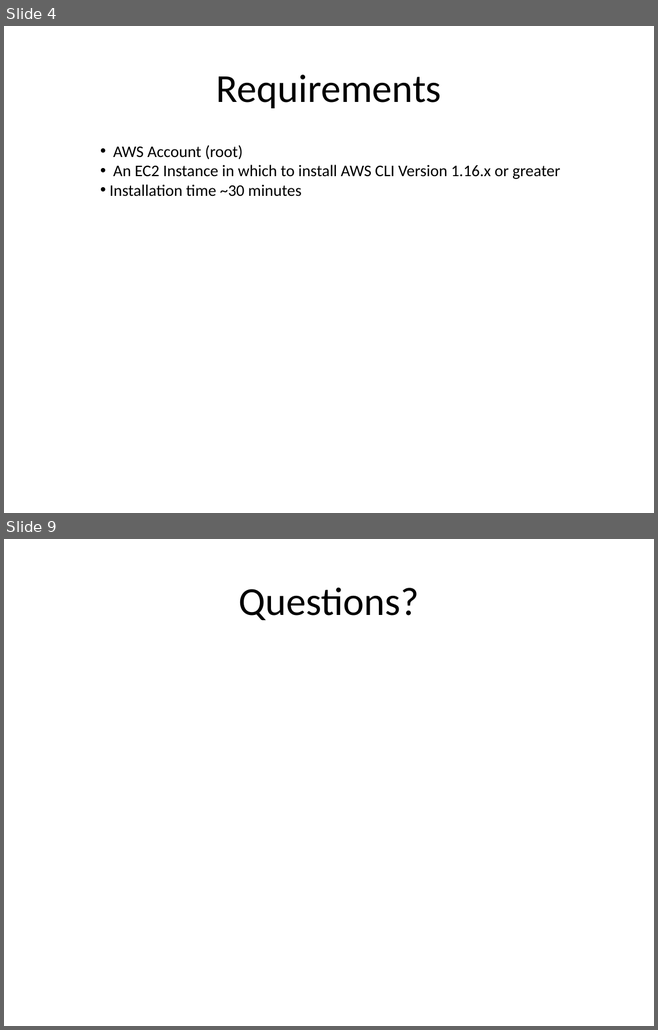
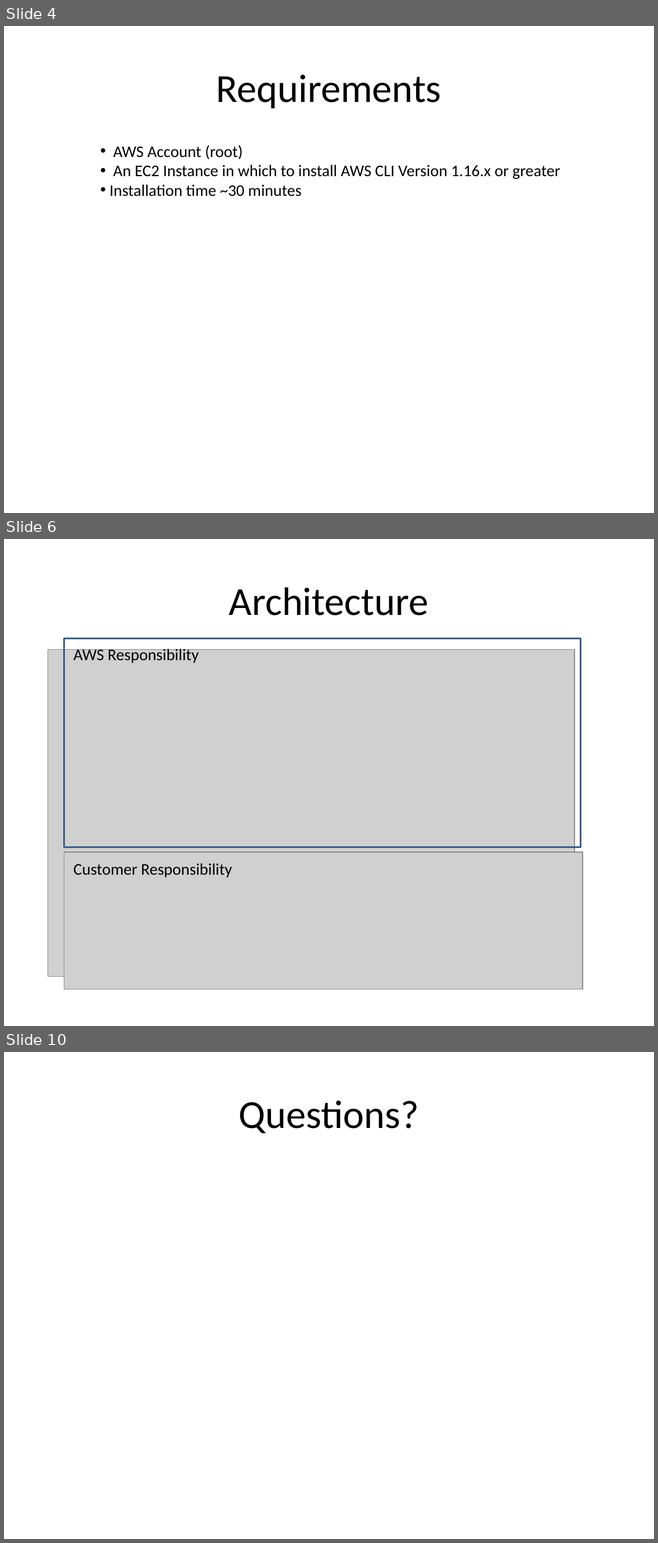
Before and after one commit to ProsperiaInc/aws-blockchain-fabric-quickstart, a slide deck: slides/AWS-Blockchain-Fabric-Quickstart.pptx. Shown one above the other, each under a label of ours: slides 4 and 9 before the commit, slides 4, 6 and 10 after it; the slides between them are not shown. The pictures are 658x1030 and 658x1543 pixels, drawn with LibreOffice and Linux fonts; fonts in the diff are those of the drawing; grey boxes stand for pictures; background and template pictures are left out. Boxes give left, top, right and bottom in pixels: in the first picture for what was removed or moved away, otherwise in the second. Text is boxed around its words. In the diff, an @@ line names an element or a change of style, - is before the commit and + after.

```diff
--- a/slides/AWS-Blockchain-Fabric-Quickstart.pptx
+++ b/slides/AWS-Blockchain-Fabric-Quickstart.pptx
@@ slide 6 added at box(4, 539, 654, 1026), background #FFFFFF @@
@@ title added at box(229, 587, 429, 616), 44 pt, text #000000 @@
+Architecture
@@ rectangle added at box(64, 638, 580, 847), outline #3A5F8C 2 pt @@
@@ picture added at box(48, 649, 574, 976) @@
@@ text added at box(74, 647, 199, 663), 18 pt, text #000000 @@
+AWS Responsibility
@@ picture added at box(64, 852, 582, 989) @@
@@ text added at box(74, 863, 232, 878), 18 pt, text #000000 @@
+Customer Responsibility
@@ what was slide 9 is now slide 10 @@
```
Also in this commit, not shown: 3 slides changed, 1 other slide added, 1 slide removed.
